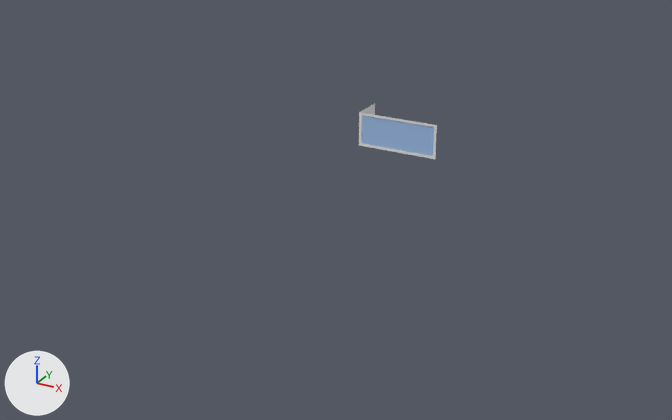
The Blender file Assets/models/cave/room02/room02b.blend, before and after one commit.
Rendered twice from a 50 mm lens placed at (-80.0, -89.6, 18.5), pointed at (-101.0, -51.4, -0.5). Arrows for +X, +Y and +Z are at lower left; the lights stay in place.

Objects in the first picture: 'view_screen', 'view_screen_frame.000'.
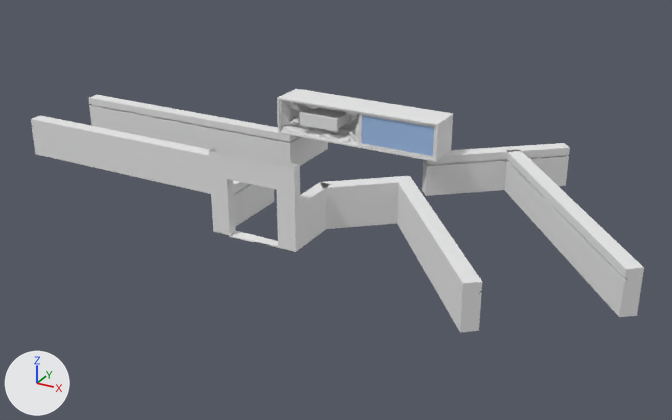
Patch to the scene script:
```diff
--- a/Assets/models/cave/room02/room02b.blend.py
+++ b/Assets/models/cave/room02/room02b.blend.py
@@ ob_half_wall_005 @@
 _m = ob_half_wall_005.modifiers.new('EdgeSplit', 'EDGE_SPLIT')
-ob_half_wall_005.hide_set(True)  # its collection is switched off
@@ ob_half_wall_corner_003 @@
 _m = ob_half_wall_corner_003.modifiers.new('EdgeSplit', 'EDGE_SPLIT')
-ob_half_wall_corner_003.hide_set(True)  # its collection is switched off
@@ ob_half_wall_004 @@
 _m = ob_half_wall_004.modifiers.new('EdgeSplit', 'EDGE_SPLIT')
-ob_half_wall_004.hide_set(True)  # its collection is switched off
@@ ob_half_wall_corner_002 @@
 _m = ob_half_wall_corner_002.modifiers.new('EdgeSplit', 'EDGE_SPLIT')
-ob_half_wall_corner_002.hide_set(True)  # its collection is switched off
@@ ob_half_wall_corner_001 @@
 _m = ob_half_wall_corner_001.modifiers.new('EdgeSplit', 'EDGE_SPLIT')
-ob_half_wall_corner_001.hide_set(True)  # its collection is switched off
@@ ob_half_wall_corner_000 @@
 _m = ob_half_wall_corner_000.modifiers.new('EdgeSplit', 'EDGE_SPLIT')
-ob_half_wall_corner_000.hide_set(True)  # its collection is switched off
@@ ob_half_wall_003 @@
 _m = ob_half_wall_003.modifiers.new('EdgeSplit', 'EDGE_SPLIT')
-ob_half_wall_003.hide_set(True)  # its collection is switched off
@@ ob_half_wall_001 @@
 _m = ob_half_wall_001.modifiers.new('EdgeSplit', 'EDGE_SPLIT')
-ob_half_wall_001.hide_set(True)  # its collection is switched off
@@ ob_half_wall_000 @@
 _m = ob_half_wall_000.modifiers.new('EdgeSplit', 'EDGE_SPLIT')
-ob_half_wall_000.hide_set(True)  # its collection is switched off
@@ ob_console_000 @@
 ob_console_000.location = (-101.56, -47.38, 2.82)
-ob_console_000.hide_set(True)  # its collection is switched off
@@ ob_base_013 @@
 ob_base_013.scale = (1.0, 2.17, 1.0)
-ob_base_013.hide_set(True)  # its collection is switched off
@@ ob_base_012 @@
 ob_base_012.scale = (1.0, 2.17, 1.0)
-ob_base_012.hide_set(True)  # its collection is switched off
@@ ob_crystal04_004 @@
 ob_crystal04_004.rotation_euler = (-0.5, -0.489, 0.317)  # degrees (-29, -28, 18)
-ob_crystal04_004.hide_set(True)  # its collection is switched off
@@ ob_base_011 @@
 ob_base_011.scale = (1.0, 2.17, 1.0)
-ob_base_011.hide_set(True)  # its collection is switched off
@@ ob_base_010 @@
 ob_base_010.scale = (1.0, 2.43, 1.0)
-ob_base_010.hide_set(True)  # its collection is switched off
@@ ob_base_009 @@
 ob_base_009.scale = (1.0, 2.43, 1.0)
-ob_base_009.hide_set(True)  # its collection is switched off
@@ ob_base_008 @@
 ob_base_008.scale = (1.15, 2.17, 1.0)
-ob_base_008.hide_set(True)  # its collection is switched off
@@ ob_base_002 @@
 ob_base_002.scale = (1.0, 2.48, 1.0)
-ob_base_002.hide_set(True)  # its collection is switched off
@@ ob_base_003 @@
 ob_base_003.scale = (1.0, 2.48, 1.0)
-ob_base_003.hide_set(True)  # its collection is switched off
@@ ob_base_006 @@
 ob_base_006.scale = (1.0, 2.12, 1.0)
-ob_base_006.hide_set(True)  # its collection is switched off
@@ ob_crystal01 @@
 ob_crystal01.rotation_euler = (0.0, 0.0, 3.142)  # degrees (0, 0, 180)
-ob_crystal01.hide_set(True)  # its collection is switched off
@@ ob_crystal02 @@
 ob_crystal02.scale = (0.507, 0.123, 0.642)
-ob_crystal02.hide_set(True)  # its collection is switched off
@@ ob_aries_frame @@
+ob_aries_frame = bpy.data.objects.new('aries_frame', me_cube_044)  # 116 vertices, 92 faces; spans x -2.3..2.3, y -0.24..3.5, z -2.73..1.43; in mat_astrology_door_frame_001 (its picture is missing); modifiers EDGE_SPLIT
+ob_aries_frame.location = (-102.35, -56.65, 2.33)
@@ ob_half_wall_006 @@
+ob_half_wall_006 = bpy.data.objects.new('half_wall.006', me_cube_001)  # 36 vertices, 27 faces; spans x -2.29..1.39, y -0.29..0.5, z -2.67..-0.52; in mat_astrology_door_frame (its picture is missing); modifiers EDGE_SPLIT
+ob_half_wall_006.location = (-99.42, -52.89, 2.33)
+ob_half_wall_006.rotation_euler = (0.0, 0.0, 3.826)  # degrees (0, 0, 219)
```

Pixel boxes [x1, y1, x2, y2] of what changed, in the pictures (672 x 420 px):
'half_wall.003', shown
    after: [397, 149, 644, 332]
'half_wall.000', shown
    after: [31, 95, 279, 194]
'aries_frame', added
    after: [209, 148, 331, 252]
'console.000', shown
    after: [277, 89, 453, 162]
'half_wall.006', added
    after: [320, 177, 398, 229]
'half_wall.004', shown
    after: [440, 147, 507, 195]
'half_wall.005', shown
    after: [502, 143, 570, 188]
'half_wall_corner.003', shown
    after: [422, 158, 442, 196]
'half_wall.001', shown
    after: [296, 136, 328, 166]
'half_wall_corner.000', shown
    after: [278, 133, 298, 164]
'base.010', shown
    after: [281, 125, 325, 138]
'base.009', shown
    after: [319, 131, 359, 145]
'base.011', shown
    after: [279, 100, 291, 126]
'half_wall_corner.001', shown
    after: [266, 187, 274, 207]
'base.002', shown
    after: [328, 128, 356, 136]
'half_wall_corner.002', shown
    after: [395, 176, 413, 192]
'base.006', shown
    after: [288, 105, 299, 120]
'base.013', shown
    after: [321, 107, 359, 116]
'base.012', shown
    after: [286, 101, 321, 109]
'base.008', shown
    after: [355, 114, 359, 142]
'crystal04.004', shown
    after: [285, 118, 300, 126]
'crystal02', shown
    after: [287, 102, 300, 111]
'crystal01', shown
    after: [298, 123, 313, 129]
'base.003', shown
    after: [292, 124, 328, 131]
